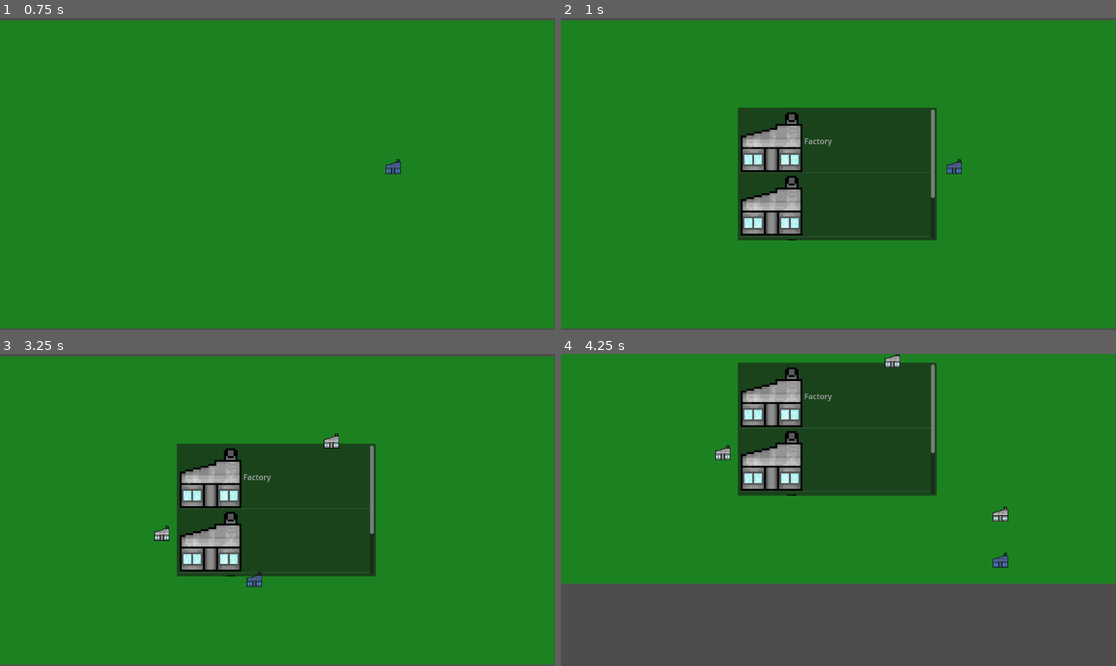
Above: before the commit, frames 1-4 (two rows, left to right).
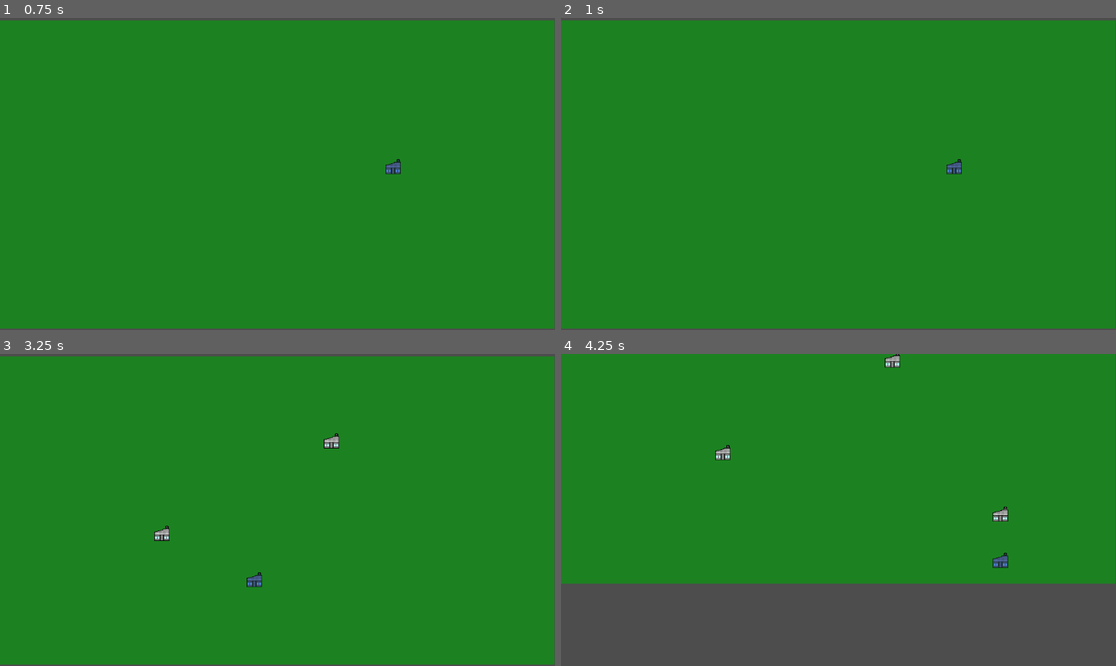
Above: after the commit, the same moments.

Repository: linuskar/DATX11-DIT561-Bachelor-Project-Group-48
Game: Godot game, scene res://scenes/test_placeable_level.tscn
Same seed, same stepped clock (60 frames per second), same inputs: the game is played once before the commit and once after it. This scene is started directly instead of the project's main scene.
Inputs (mouse positions are in pixels of both pictures, inside the frame that each line leads up to):
- Up to frame 1 (0.75 s): tap Enter at 0.5 s; move the mouse to (399, 158) at 0.52 s; hold B (build) from 0.53 s (still down)
- Up to frame 2 (1 s): keep holding B (build); tap I (i, bound only before the commit) at 0.8 s
- Up to frame 3 (3.25 s): tap Space at 1.25, 2.75 s; move the mouse to (166, 525) at 1.27 s; release B (build) at 1.28 s; tap I (i, bound only before the commit) at 1.35, 3.05 s; click (166, 525) at 1.55 s; tap Enter at 2 s; move the mouse to (333, 441) at 2.02 s; press the mouse at (333, 441) at 2.03 s; tap B (build) at 2.3, 2.85 s; move the mouse to (249, 572) at 2.77 s; release the mouse at (249, 572) at 2.78 s
- Up to frame 4 (4.25 s): tap Enter at 3.5 s; move the mouse to (1005, 556) at 3.52 s; hold S (camera_move_down) from 3.53 s (still down); click (1005, 556) at 3.8 s

Frame 1 is identical in both runs. In frame 2, 15% of the frame differs, in the area x 31-68%, y 28-72%; in frame 3, 15%; in frame 4, 15%, in the area x 31-68%, y 2-46%.
Error after the commit: Invalid access to property or key 'visible' on a base object of type 'null instance'. (res://scripts/game_manager.gd:21)

Commit message:
Refactored and commented some code

Diff:
--- a/project.godot
+++ b/project.godot
@@ -17,7 +17,7 @@
 
 [autoload]
 
-GameManager="*res://scripts/game_manager.gd"
+StateManager="*res://scripts/state_manager.gd"
 
 [input]
 
@@ -31,7 +31,7 @@
 "events": [Object(InputEventMouseButton,"resource_local_to_scene":false,"resource_name":"","device":-1,"window_id":0,"a …(256 unchanged characters)…
 ]
 }
-i={
+select_building={
 "deadzone": 0.5,
 "events": [Object(InputEventKey,"resource_local_to_scene":false,"resource_name":"","device":-1,"window_id":0,"alt_press …(192 unchanged characters)…
 ]
--- a/scenes/control.tscn
+++ b/scenes/control.tscn
@@ -1,6 +1,6 @@
 [gd_scene load_steps=3 format=3 uid="uid://ct86lpfbpsiyg"]
 
-[ext_resource type="Script" uid="uid://k8yy4tfuwju1" path="res://scripts/control.gd" id="1_gy1sp"]
+[ext_resource type="Script" uid="uid://k8yy4tfuwju1" path="res://scripts/building_selector.gd" id="1_gy1sp"]
 [ext_resource type="Texture2D" uid="uid://t2kml7pea27i" path="res://assets/factory.png" id="2_odmu6"]
 
 [node name="Control" type="Control"]
--- a/scenes/test_placeable_level.tscn
+++ b/scenes/test_placeable_level.tscn
@@ -1,7 +1,7 @@
 [gd_scene load_steps=9 format=4 uid="uid://dal7dna0dxbuv"]
 
 [ext_resource type="Texture2D" uid="uid://d24u4ttoa7w4d" path="res://assets/grass_tile.png" id="1_0o4hd"]
-[ext_resource type="Script" uid="uid://45sr8qvoeure" path="res://scripts/main.gd" id="1_j4qm3"]
+[ext_resource type="Script" uid="uid://45sr8qvoeure" path="res://scripts/game_manager.gd" id="1_j4qm3"]
 [ext_resource type="Script" uid="uid://cvh3fnoivdf4t" path="res://scripts/build_manager.gd" id="4_e2eq7"]
 [ext_resource type="PackedScene" uid="uid://ct86lpfbpsiyg" path="res://scenes/control.tscn" id="5_4um30"]
 [ext_resource type="PackedScene" uid="uid://ogg000btq0ld" path="res://scenes/factory.tscn" id="5_eqd2l"]
@@ -16,8 +16,7 @@
 tile_size = Vector2i(32, 32)
 sources/1 = SubResource("TileSetAtlasSource_wghod")
 
-[node name="main" type="Node2D"]
-script = ExtResource("1_j4qm3")
+[node name="test_placeable_level" type="Node2D"]
 
 [node name="WorldLayer" type="TileMapLayer" parent="."]
 position = Vector2(-1, 1)
@@ -31,6 +30,9 @@
 [node name="Building" parent="BuildManager" instance=ExtResource("5_eqd2l")]
 visible = false
 
+[node name="GameManager" type="Node" parent="."]
+script = ExtResource("1_j4qm3")
+
 [node name="Control" parent="." instance=ExtResource("5_4um30")]
 visible = false
 
--- a/scripts/build_manager.gd
+++ b/scripts/build_manager.gd
@@ -1,77 +1,94 @@
 class_name BuildManager
 extends Node
+## A class that manages the building aspect of the game.
+##
+## A class that manages the building aspect of the game by allowing the player
+## via input to place out buildings in a grid based manner, checking
+## for valid placements. The buildings are preloaded in a dictionary.
+##
 
+## The blueprint previews the building you are about to place.
 @export var blueprint: Building
+## The grid size of the map.
 @export var grid_size: int = 32
 
+## The layer the building is placed/locked on to get a grid based placement.
 @onready var world_layer: TileMapLayer = $"../WorldLayer"
 
+## The currently occupied tiles, for example a building, tree, etc.
 var occupied_tiles: Dictionary = {}
 
+## The colors highlighthing the placment of builings.
 var valid_placement_color: Color = Color(0.5, 0.5, 1, 0.8)
 var invalid_placement_color: Color = Color(1, 0.5, 0.5, 0.8)
 var default_color: Color = Color(1, 1, 1, 1)
 
+## The buildnigs in the game that you can place.
 var buildings: Dictionary = {
 	"factory": preload("res://scenes/factory.tscn"),
 }
 
+## The builings in the game that are currently place.
 var buildings_placed: Array[Building]
 
-var in_build_mode: bool = false
+## Boolean for checking valid placement.
 var valid_placement: bool = false
 
+## A signal for when a building is placed.
 signal placed_building
 
 func _ready() -> void:
-	GameManager.build_mode.connect(_on_build_mode)
+	StateManager.build_mode.connect(_on_build_mode)
 
 func _process(_delta) -> void:
-	match GameManager.state:
-		GameManager.State.PLACE_BUILDING:
+	match StateManager.state:
+		## In build mode snap the blueprint to the mouse in the world
+		StateManager.State.PLACE_BUILDING:
 			var mouse_pos: Vector2 = get_parent().get_local_mouse_position()
 			var tile_pos: Vector2 = world_layer.local_to_map(mouse_pos)
 			var world_pos: Vector2 = world_layer.map_to_local(tile_pos)
 
 			blueprint.position = world_pos
 
+			## Checking for valid placement
 			if is_tile_occupied(world_pos):
-				print("occupied")
 				blueprint.modulate = invalid_placement_color
 				valid_placement = false
 			else:
-				print("fine")
 				blueprint.modulate = valid_placement_color
 				valid_placement = true
 
 			if Input.is_action_pressed("place") and valid_placement:
 				place_building()
 
-		GameManager.State.IDLE:
+		StateManager.State.IDLE:
 			pass
 
-
+## Function that is called when build mode signal is emitted
 func _on_build_mode() -> void:
-	match GameManager.state:
-		GameManager.State.IDLE:
+	match StateManager.state:
+		## When not in build mode hide the blueprint
+		StateManager.State.IDLE:
 			blueprint.hide()
 			blueprint.modulate = default_color
-
-		GameManager.State.PLACE_BUILDING:
+		## When in build mode to place a building show the blueprint
+		StateManager.State.PLACE_BUILDING:
 			blueprint.show()
 			blueprint.modulate = valid_placement_color
 
-
+## Function for placing down a building
 func place_building() -> void:
+	## Instantiate the building and add it to the game and world
 	var new_building: Building = buildings.get("factory").instantiate()
 	new_building.position = blueprint.position
 	buildings_placed.append(new_building)
 	get_parent().add_child(new_building)
 	_on_placed_building(new_building)
 
+## Function checking if a tile is occupied by another object
 func is_tile_occupied(position: Vector2) -> bool:
 	return occupied_tiles.has(position)
 
+## Function marking a tile as occupied for placing down a buiiling
 func _on_placed_building(building: Building) -> void:
 	occupied_tiles[building.position] = building
-	#print(occupied_tiles.size())
--- a/scripts/building.gd
+++ b/scripts/building.gd
@@ -1,6 +1,13 @@
 class_name Building
 extends StaticBody2D
+## A class that is for basic aspects of a building
+##
+## A class that is for basic aspects of a building, containing it's building type
+## and its sprite for visual representation.
+##
 
+## The building type
 @export var building_type: Enums.BuildingType
 
+## The sprite of the building
 @onready var building_sprite: Sprite2D = $Sprite2D
--- /dev/null
+++ b/scripts/building_selector.gd
@@ -0,0 +1,10 @@
+extends Control
+## A class that is for the GUI of selecting a builing.
+##
+## A class that is for the GUI of selecting a builing to place down.
+##
+
+## Function handling when a item in the list is clicked
+func _on_item_list_item_clicked(index: int, at_position: Vector2, mouse_button_index: int) -> void:
+	if $ItemList.get_item_text(index) == "Factory":
+		print("place building")
--- a/scripts/control.gd
+++ /dev/null
@@ -1,16 +0,0 @@
-extends Control
-
-
-# Called when the node enters the scene tree for the first time.
-func _ready() -> void:
-	pass # Replace with function body.
-
-
-# Called every frame. 'delta' is the elapsed time since the previous frame.
-func _process(delta: float) -> void:
-	pass
-
-
-func _on_item_list_item_clicked(index: int, at_position: Vector2, mouse_button_index: int) -> void:
-	if $ItemList.get_item_text(index) == "Factory":
-		print("place building")
--- a/scripts/game_manager.gd
+++ b/scripts/game_manager.gd
@@ -1,23 +1,21 @@
 extends Node
+## A class that manages the game
+##
+## A class that manages the main functions of the game
+##
 
-signal build_mode
+## The control node for the building selection
+@onready var building_selector_control: Control = $Control
 
-enum State {
-	IDLE,
-	PLACE_BUILDING
-}
+func _input(event) -> void:
+	if event.is_action_pressed("build"):
+		match StateManager.state:
+			StateManager.State.IDLE:
+				StateManager.set_state(StateManager.State.PLACE_BUILDING)
+			StateManager.State.PLACE_BUILDING:
+				StateManager.set_state(StateManager.State.IDLE)
 
-func set_state(new_state: State):
-	previous_state = state
-	state = new_state
+		StateManager.build_mode.emit()
 
-var state: State
-var previous_state: State
-
-# Called when the node enters the scene tree for the first time.
-func _ready() -> void:
-	set_state(State.IDLE)
-
-# Called every frame. 'delta' is the elapsed time since the previous frame.
-func _process(_delta: float) -> void:
-	pass
+	if event.is_action_pressed("select_building"):
+		building_selector_control.visible = !building_selector_control.visible
--- a/scripts/main.gd
+++ /dev/null
@@ -1,27 +0,0 @@
-extends Node
-
-@onready var control: Control = $Control
-# Called when the node enters the scene tree for the first time.
-func _ready() -> void:
-	pass
-
-
-# Called every frame. 'delta' is the elapsed time since the previous frame.
-func _process(_delta: float) -> void:
-	pass
-
-func _input(event) -> void:
-	if event.is_action_pressed("build"):
-
-		match GameManager.state:
-
-			GameManager.State.IDLE:
-				GameManager.set_state(GameManager.State.PLACE_BUILDING)
-
-			GameManager.State.PLACE_BUILDING:
-				GameManager.set_state(GameManager.State.IDLE)
-
-		GameManager.build_mode.emit()
-
-	if event.is_action_pressed("i"):
-		control.visible = !control.visible
--- /dev/null
+++ b/scripts/state_manager.gd
@@ -0,0 +1,23 @@
+extends Node
+## A class that manages the different states of the game
+##
+## A class that manages the different states of the game
+##
+
+signal build_mode
+
+enum State {
+	IDLE,
+	PLACE_BUILDING
+}
+
+func set_state(new_state: State):
+	previous_state = state
+	state = new_state
+
+var state: State
+var previous_state: State
+
+# Called when the node enters the scene tree for the first time.
+func _ready() -> void:
+	set_state(State.IDLE)
Renamed: scripts/control.gd.uid -> scripts/building_selector.gd.uid
Not shown, changed: scripts/game_manager.gd.uid
Not shown, removed: scripts/main.gd.uid
Not shown, added: scripts/state_manager.gd.uid
